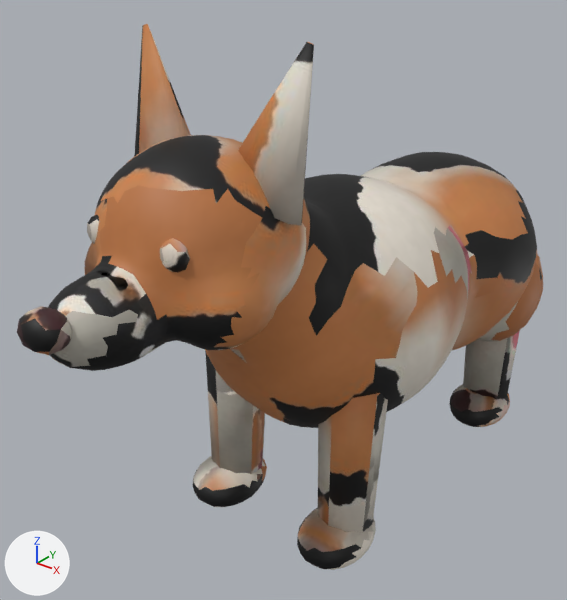
The glTF model game/assets/models/corgi.glb: old version first, new version second.
Before and after are seen from a 50 mm camera at (0.798, -1.325, 1.125) aimed at (-0.073, -0.235, 0.449). The axes (+X, +Y, +Z) are drawn at lower left. The lights are the same throughout. The picture after the commit comes second. Vertices at exactly the same position are counted once.

Objects in the first picture: 'corgi'.
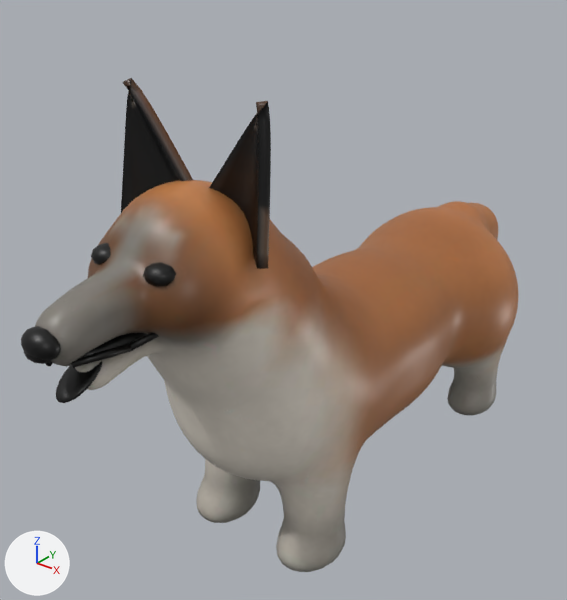
Location of each change, [x1, y1, x2, y2] in pixels of the pictures (567 x 600 px; the box of a moved part takes in the faces that stretch with it):
'corgi', recoloured, reshaped (10% shorter)
    before: [17, 24, 543, 570]
    after: [21, 78, 518, 572]
part 1 of me_corgi, added
    after: [143, 262, 176, 287]
part 2 of me_corgi, added
    after: [91, 243, 111, 265]
part 3 of me_corgi, added
    after: [21, 326, 60, 361]
part 4 of me_corgi, added
    after: [24, 352, 52, 364]
part 5 of me_corgi, added
    after: [82, 333, 147, 359]
part 6 of me_corgi, moved or reshaped
    before: [478, 254, 543, 342]
    after: [56, 361, 102, 403]
part 7 of me_corgi, rebuilt (45% wider, 42% taller)
    before: [205, 152, 537, 428]
    after: [35, 180, 518, 572]
part 8 of me_corgi, added
    after: [209, 101, 271, 269]
part 9 of me_corgi, added
    after: [121, 78, 193, 213]
part 10 of me_corgi, deleted
    before: [17, 215, 520, 570]
part 11 of me_corgi, cut back
    before: [48, 24, 314, 371]
    after: [45, 333, 159, 368]

What changed in the scene script:
```text
Change mat_corgi:
    where n0 = _N.new('ShaderNodeBsdfPrincipled'); n0.name = 'Principled BSDF'
    n0.inputs[2].default_value: 0.575 -> 0.405  # 'Roughness'
    add n5 = _N.new('ShaderNodeMix'); n5.name = 'Mix'
    add n5.data_type = 'RGBA'
    add n5.blend_type = 'MULTIPLY'
    add n5.inputs[0].default_value = 1.0  # 'Factor'
    add n6 = _N.new('ShaderNodeVertexColor'); n6.name = 'Color Attribute'
    where n2 = _N.new('ShaderNodeTexImage'); n2.name = 'Image Texture'
    remove _L.new(n2.outputs[0], n0.inputs[0])  # 'Color' to 'Base Color'
    add _L.new(n5.outputs[2], n0.inputs[0])  # 'Result' to 'Base Color'
    add _L.new(n6.outputs[0], n5.inputs[7])  # 'Color' to 'B'
    add _L.new(n2.outputs[0], n5.inputs[6])  # 'Color' to 'A'
Change me_corgi:
    used by ob_corgi; location = (0.0, 0.0, 0.0)
    remove me_corgi.from_pydata(...)  # 3491 vertices, 6910 faces; spans x -0.25..0.25, y -0.85..0.546, z 0.0..0.981
    add me_corgi.from_pydata(...)  # 5962 vertices, 11852 faces; spans x -0.203..0.203, y -0.848..0.533, z -0.002..0.911
    me_corgi part 1: a new loose piece, an icosphere of 80 faces spanning x 0.031..0.08, y -0.687..-0.635, z 0.672..0.706, in mat_corgi
    me_corgi part 2: a new loose piece, an icosphere of 80 faces spanning x -0.08..-0.031, y -0.687..-0.635, z 0.672..0.706, in mat_corgi
    me_corgi part 3: a new loose piece, an icosphere of 320 faces spanning x -0.031..0.031, y -0.848..-0.804, z 0.61..0.654, in mat_corgi
    me_corgi part 4: a new loose piece, an icosphere of 80 faces spanning x -0.023..0.023, y -0.848..-0.812, z 0.608..0.636, in mat_corgi
    me_corgi part 5: a new loose piece, an icosphere of 320 faces spanning x -0.036..0.036, y -0.78..-0.62, z 0.572..0.612, in mat_corgi
    me_corgi part 6: the loose piece of 162 vertices spanning x 0.051..0.25, y 0.14..0.399, z 0.233..0.49 is multiplied about its middle by the matrix ((0.27, 0.0, 0.0), (0.0, 0.294, -0.031), (0.0, 0.183, 0.049)), then moved by (-0.151, -1.045, 0.199)
    me_corgi part 7: the loose piece of 1202 vertices spanning x -0.25..0.244, y -0.506..0.477, z 0.202..0.715 is rebuilt with 4502 vertices and now spans x -0.203..0.203, y -0.829..0.533, z -0.002..0.778
    me_corgi part 8: a new loose piece of 190 vertices spanning x -0.009..0.153, y -0.564..-0.507, z 0.686..0.911, in mat_corgi
    me_corgi part 9: a new loose piece of 190 vertices spanning x -0.153..0.009, y -0.564..-0.507, z 0.686..0.911, in mat_corgi
    me_corgi part 10: 13 loose pieces with 1178 vertices, spanning x -0.25..0.219, y -0.85..0.546, z 0.0..0.744, are deleted
    me_corgi part 11: 949 vertices removed from x -0.17..0.17, y -0.816..-0.348, z 0.54..0.981; 60 vertices added at x -0.062..0.062, y -0.829..-0.654, z 0.591..0.614
    other edits to the shape of me_corgi do not show in these pictures
```
